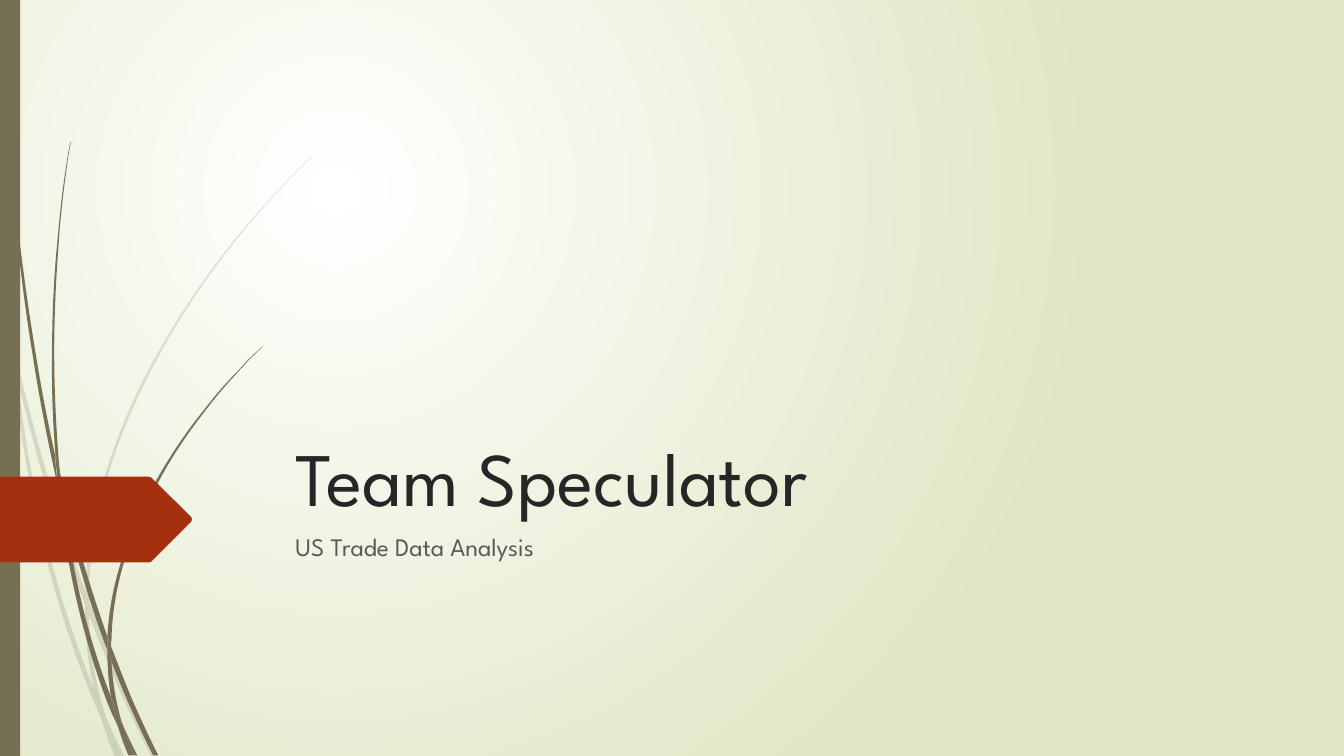
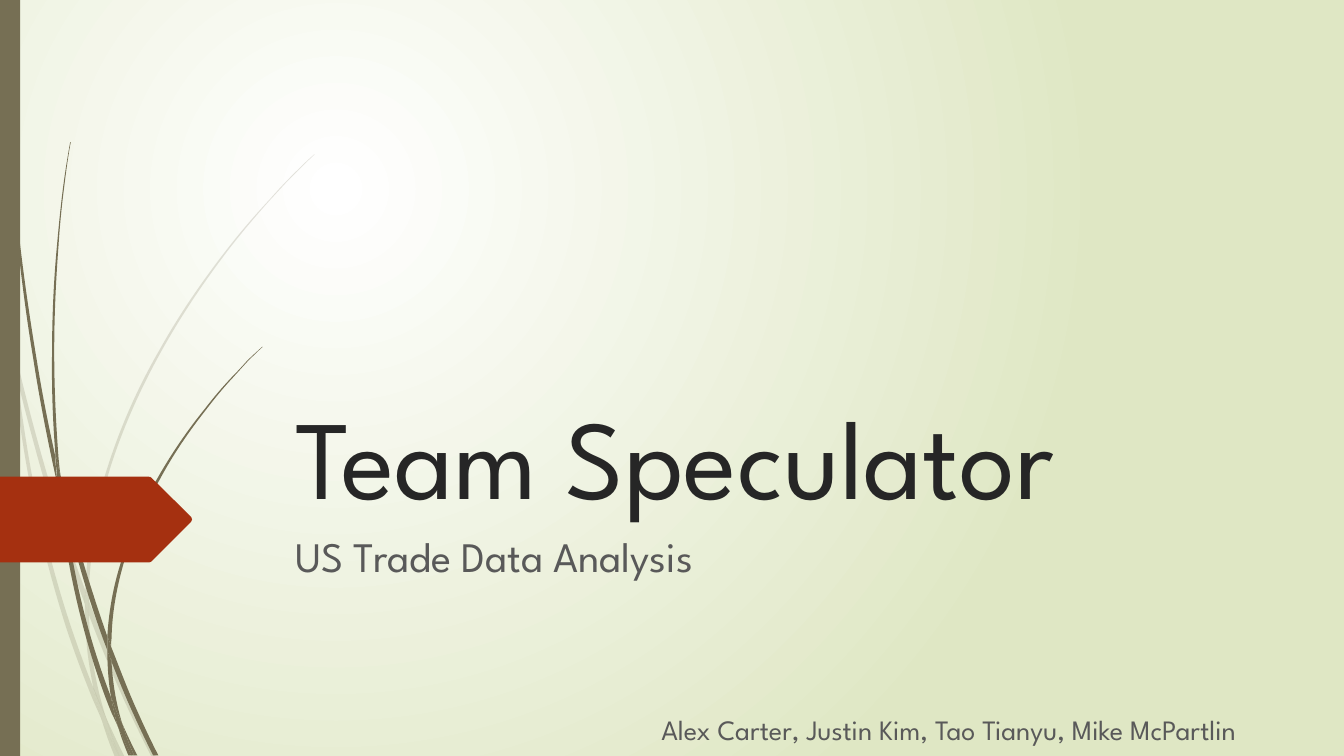
Before and after one commit to 8135tao/US-import-export, a slide deck: slide 1 of Speculator Project.pptx. Drawn at 1344x756 pixels with LibreOffice and Linux fonts; fonts in the diff are those of the drawing. Boxes give left, top, right and bottom in pixels: in the first picture for what was removed or moved away, otherwise in the second. Text is boxed around its words. In the diff, an @@ line names an element or a change of style, - is before the commit and + after.

Commit message:
final ppt

```diff
--- a/Speculator Project.pptx
+++ b/Speculator Project.pptx
@@ title "Team Speculator" at bbox=[295, 422, 1054, 523]: size 54 to 80 pt @@
@@ subtitle "US Trade Data Analysis" at bbox=[295, 543, 693, 581]: size 18 to 30 pt @@
@@ text added at bbox=[661, 721, 1236, 746], 20 pt, text #595959 @@
+Alex Carter, Justin Kim, Tao Tianyu, Mike McPartlin
```
